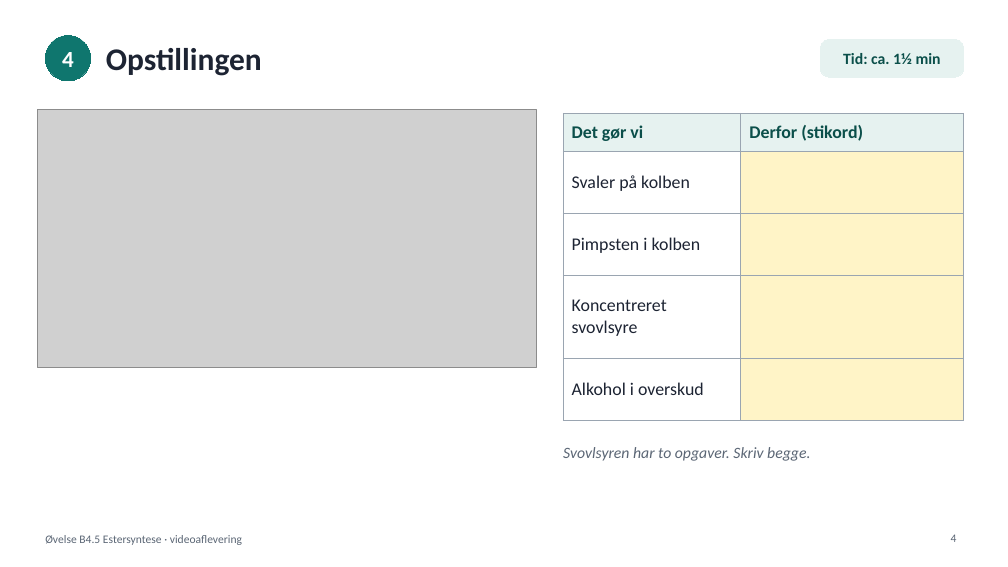
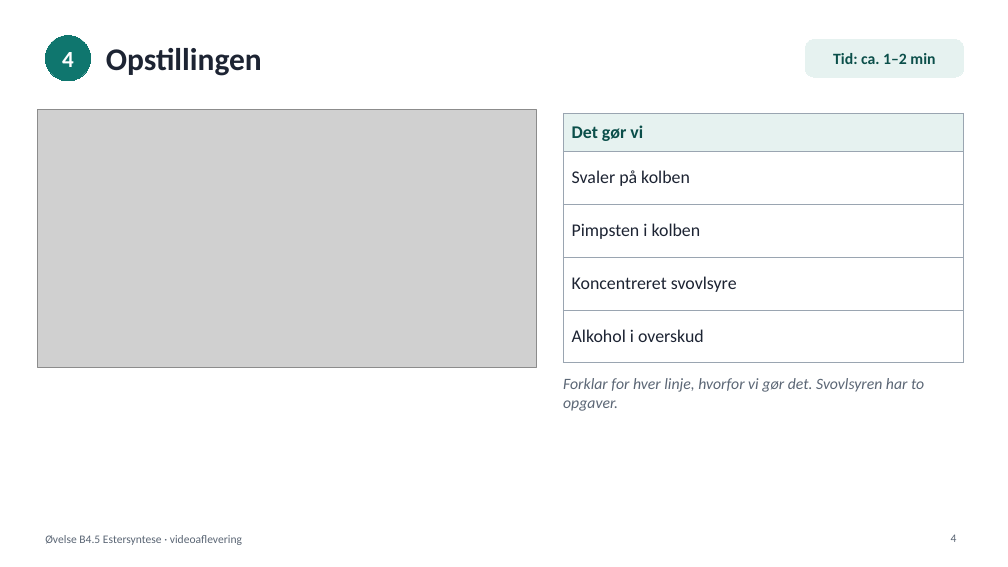
Before and after one commit to Napoleon53/NK_Kemibogen, a slide deck: slide 4 of b/oevelser/filer/b4-5-estersyntese-video.pptx. Drawn at 1008x567 pixels with LibreOffice and Linux fonts; fonts in the diff are those of the drawing; grey boxes stand for pictures. Boxes give left, top, right and bottom in pixels: in the first picture for what was removed or moved away, otherwise in the second. Text is boxed around its words. In the diff, an @@ line names an element or a change of style, - is before the commit and + after.

```diff
--- a/b/oevelser/filer/b4-5-estersyntese-video.pptx
+++ b/b/oevelser/filer/b4-5-estersyntese-video.pptx
@@ rounded rectangle "Tid: ca. 1–2 min": place and size @@
-rounded rectangle "Tid: ca. 1–2 min" at <box>820,39,964,77</box>
+rounded rectangle "Tid: ca. 1–2 min" at <box>805,39,964,77</box>
@@ text in rounded rectangle at <box>833,53,935,64</box>: text changed @@
-Tid: ca. 1½ min
+Tid: ca. 1–2 min
@@ table at <box>563,113,964,346</box> @@
-column 2: Derfor (stikord) |  |  |  | 
@@ text at <box>563,378,924,411</box>: text changed @@
-Svovlsyren har to opgaver. Skriv begge.
+Forklar for hver linje, hvorfor vi gør det. Svovlsyren har to opgaver.
@@ text "Forklar for hver linje, hvorfor ..." at <box>563,378,924,411</box>: vertical alignment middle to top @@
```
Also in this commit, not shown: 8 other slides changed, 5 other files.
